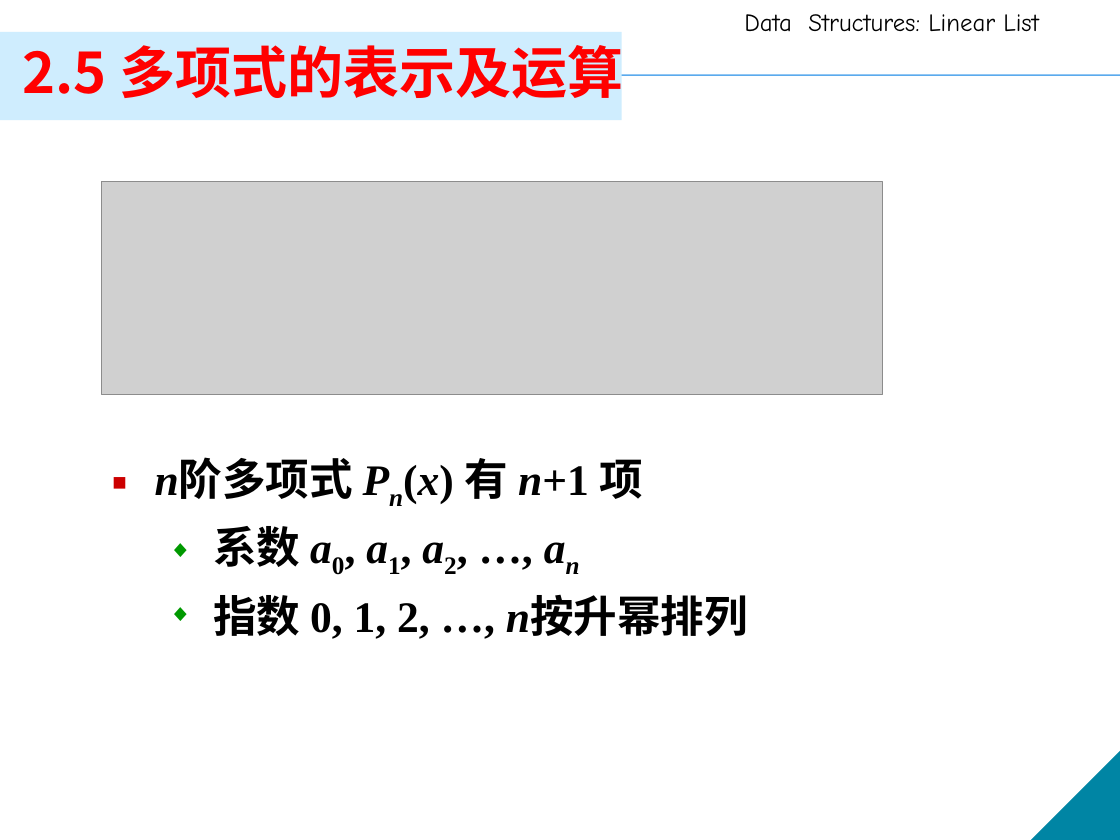
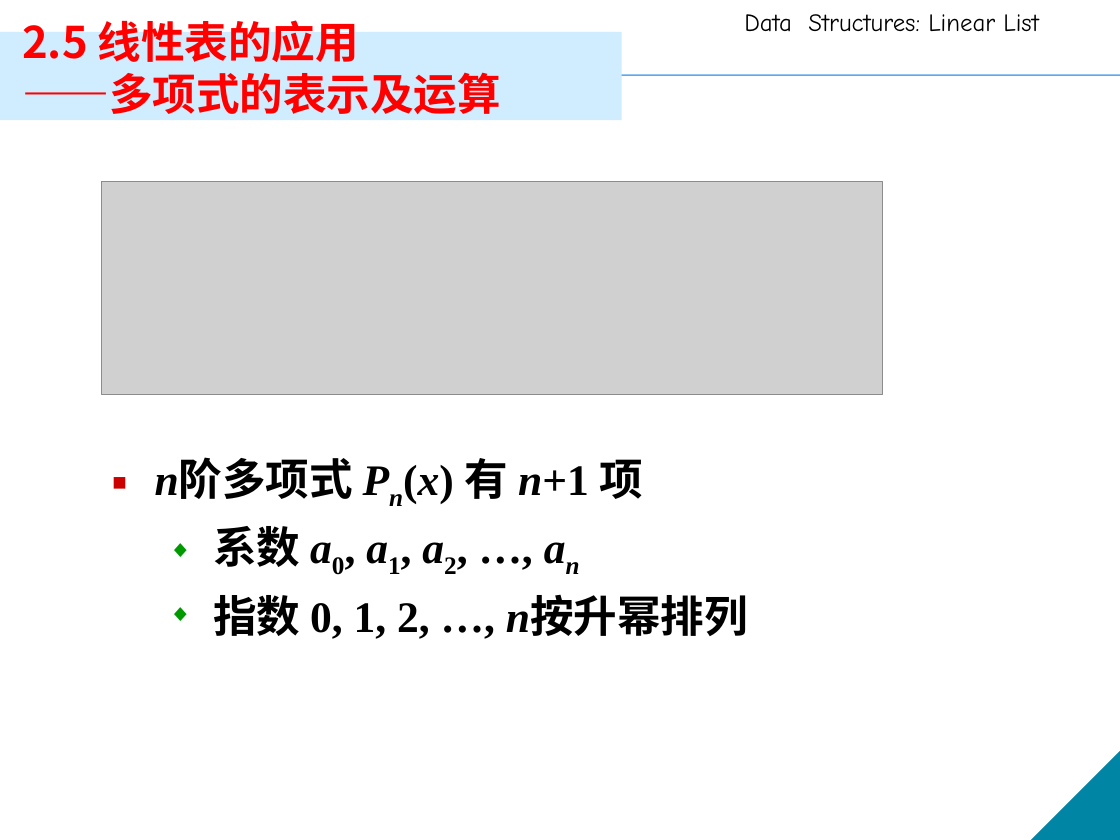
Before and after one commit to XinweiJiang/xinweijiang.github.io, a slide deck: slide 103 of course/ds-a/ds-a-ch2.pptx. Drawn at 1120x840 pixels with LibreOffice and Linux fonts; fonts in the diff are those of the drawing; grey boxes stand for pictures. Boxes give left, top, right and bottom in pixels: in the first picture for what was removed or moved away, otherwise in the second. Text is boxed around its words. In the diff, an @@ line names an element or a change of style, - is before the commit and + after.

```diff
--- a/course/ds-a/ds-a-ch2.pptx
+++ b/course/ds-a/ds-a-ch2.pptx
@@ title at <box>22,20,500,121</box>: text changed; size 36 to 28 pt @@
-2.5 多项式的表示及运算
+2.5 线性表的应用
+——多项式的表示及运算
```
Also in this commit, not shown: 17 other slides changed.
